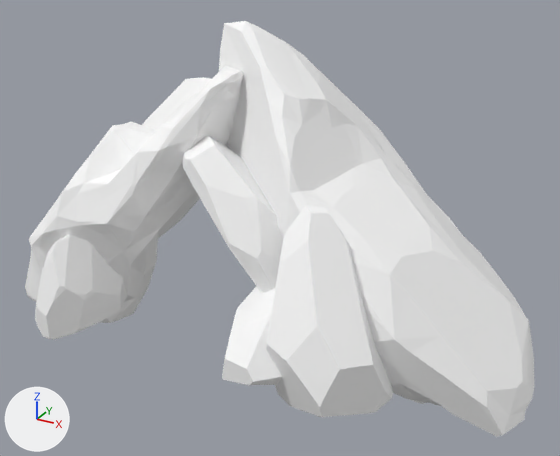
A saved change to the glTF model assets/synty/tropical/models/SM_Env_Rock_Cave_01.glb.
The view is the same before and after, from a camera (50 mm lens) standing at (13.7, -22.0, 13.8) and looking at (1.3, 0.5, 2.5). Every picture has the same lights, and +X, +Y and +Z are marked at lower left.

The first picture shows 'SM_Env_Rock_Cave_01'.
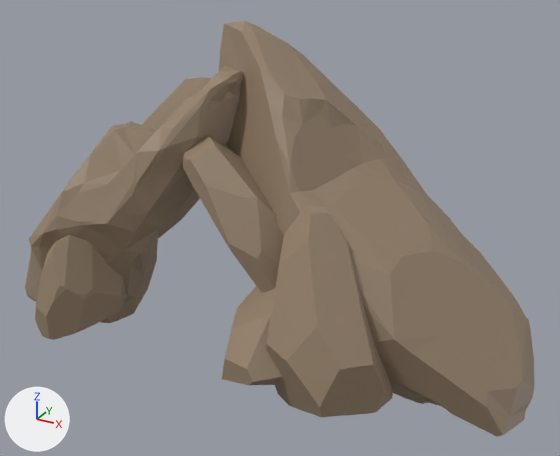
Pixel boxes [x1, y1, x2, y2] of what changed, in the pictures (560 x 456 px):
'SM_Env_Rock_Cave_01', surface changed (white to brown): [25, 21, 534, 437] in both

Edits to the bpy script that builds the scene:
```text
Add img_polygonnaturebiomes_tropical_texture_01:
    img_polygonnaturebiomes_tropical_texture_01 = load_image('PolygonNatureBiomes_Tropical_Texture_01', '_unpacked/PolygonNatureBiomes_Tropical_Texture_01', 4096, 4096, 'sRGB')
Change mat_lambert18:
    remove mat_lambert18.base_color = (1.0, 1.0, 1.0)  # white #ffffff
    add mat_lambert18.texture = img_polygonnaturebiomes_tropical_texture_01
```
